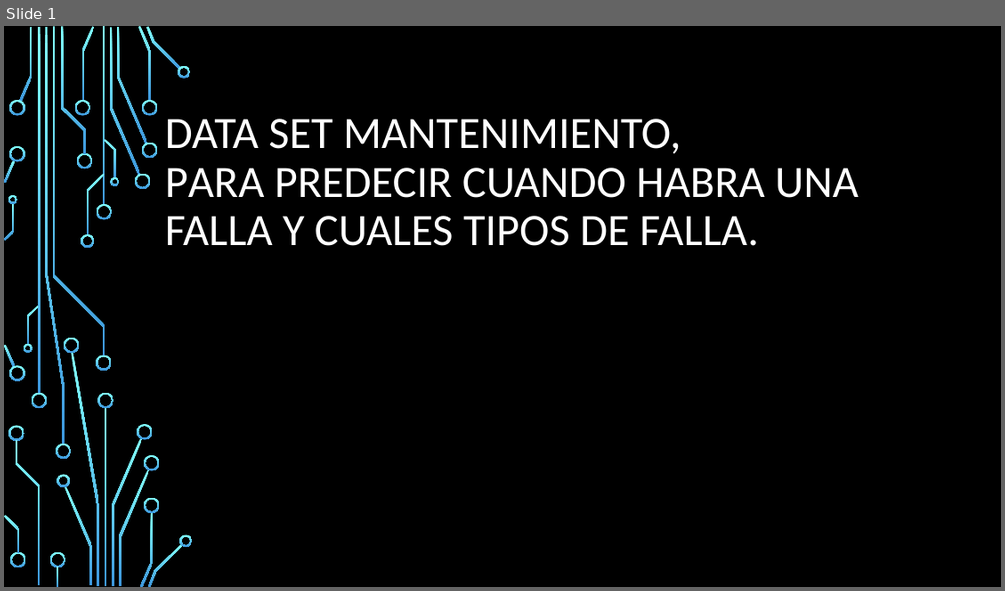
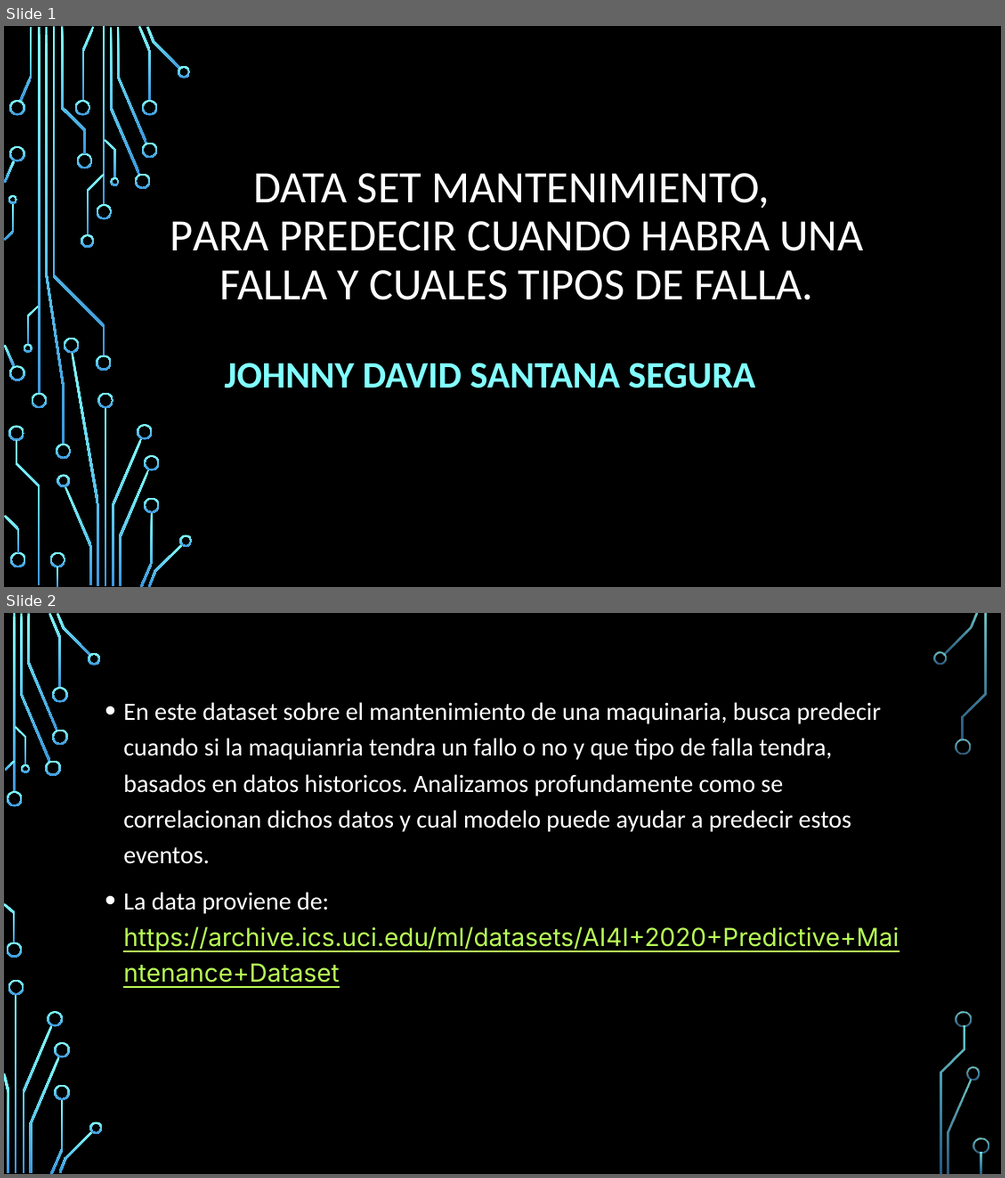
Before and after one commit to jhonnydss/Project_Maintenance, a slide deck: Proyecto_2.pptx. Shown one above the other, each under a label of ours: slide 1 before the commit, slides 1 and 2 after it. The pictures are 1005x591 and 1005x1178 pixels, drawn with LibreOffice and Linux fonts; fonts in the diff are those of the drawing; background and template pictures are left out. Boxes give left, top, right and bottom in pixels: in the first picture for what was removed or moved away, otherwise in the second. Text is boxed around its words. In the diff, an @@ line names an element or a change of style, - is before the commit and + after.

```diff
--- a/Proyecto_2.pptx
+++ b/Proyecto_2.pptx
@@ slide 2 added at bbox=[4, 613, 1001, 1174], background picture (left out) @@
@@ text added at bbox=[123, 702, 898, 987], 24 pt, text #FFFFFF @@
+• En este dataset sobre el mantenimiento de una maquinaria, busca predecir cuando si la maquianria tendra un fallo o no y que tipo de falla tendra, basados en datos historicos. Analizamos profundamente como se correlacionan dichos datos y cual modelo puede ayudar a predecir estos eventos.
+• La data proviene de: https://archive.ics.uci.edu/ml/datasets/AI4I+2020+Predictive+Maintenance+Dataset
@@ group added at bbox=[4, 613, 989, 1174]: 33 freeform shapes, 3 rectangles @@
@@ slide 1 changed as well @@
@@ title "DATA SET MANTENIMIENTO, PARA PREDECIR ..." at bbox=[170, 173, 864, 300]: alignment left to centre @@
@@ subtitle added at bbox=[225, 362, 755, 388], 36 pt, text #82FFFF, bold @@
+JOHNNY DAVID SANTANA SEGURA
```
Also in this commit, not shown: 1 other slide changed, 14 other slides added, 5 slides removed.
